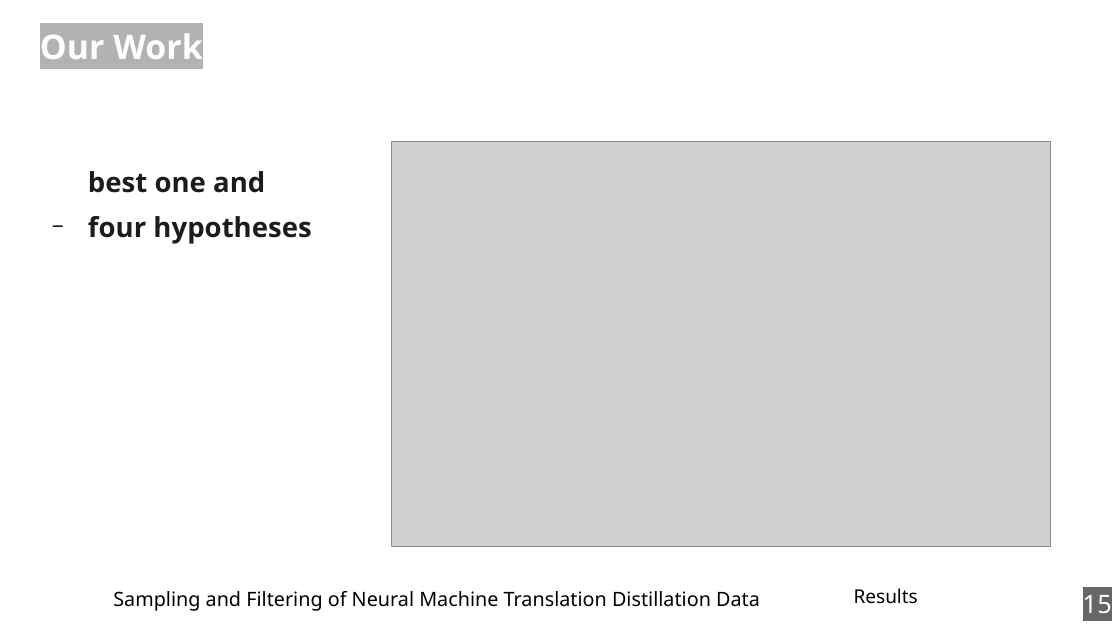
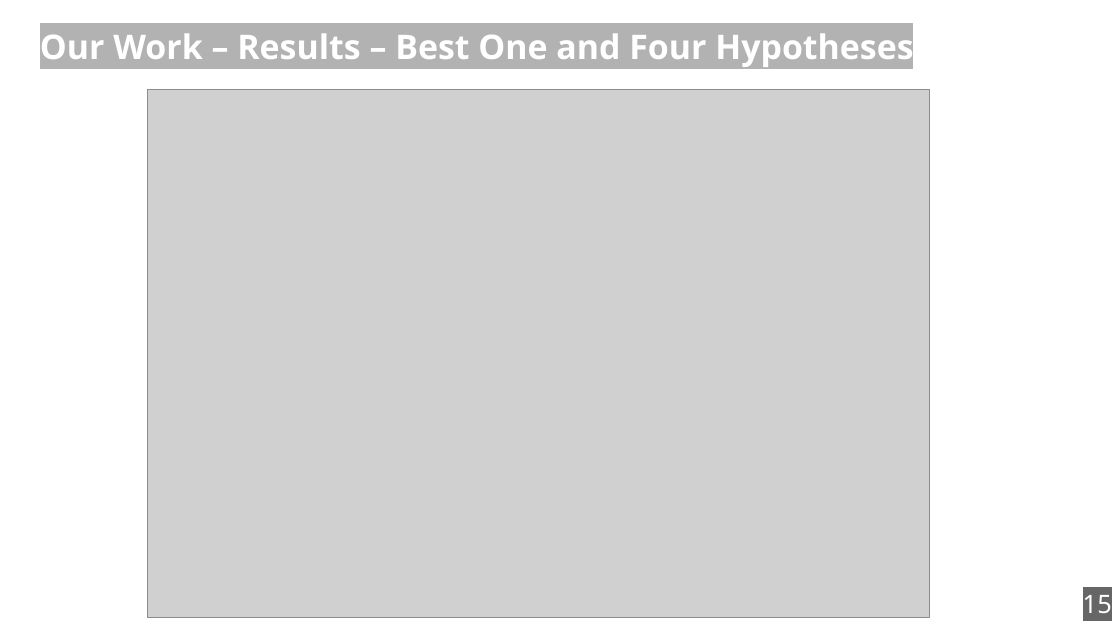
Before and after one commit to zouharvi/reference-mt-distill, a slide deck: slide 15 of meta/final_presentation.odp. Drawn at 1120x630 pixels with LibreOffice and Linux fonts; fonts in the diff are those of the drawing; grey boxes stand for pictures. Boxes give left, top, right and bottom in pixels: in the first picture for what was removed or moved away, otherwise in the second. Text is boxed around its words. In the diff, an @@ line names an element or a change of style, - is before the commit and + after.

```diff
--- a/meta/final_presentation.odp
+++ b/meta/final_presentation.odp
@@ title at (x1=40, y1=33, x2=913, y2=67): text changed @@
-Our Work
+Our Work – Results – Best One and Four Hypotheses
@@ picture resized from (x1=392, y1=142, x2=1051, y2=547) to (x1=147, y1=89, x2=930, y2=618) @@
@@ text removed at (x1=88, y1=171, x2=311, y2=244) @@
-best one and
-− four hypotheses
@@ text removed at (x1=113, y1=591, x2=760, y2=611) @@
-Sampling and Filtering of Neural Machine Translation Distillation Data
@@ text removed at (x1=854, y1=588, x2=918, y2=604) @@
-Results
```
Also in this commit, not shown: 18 other slides changed.
